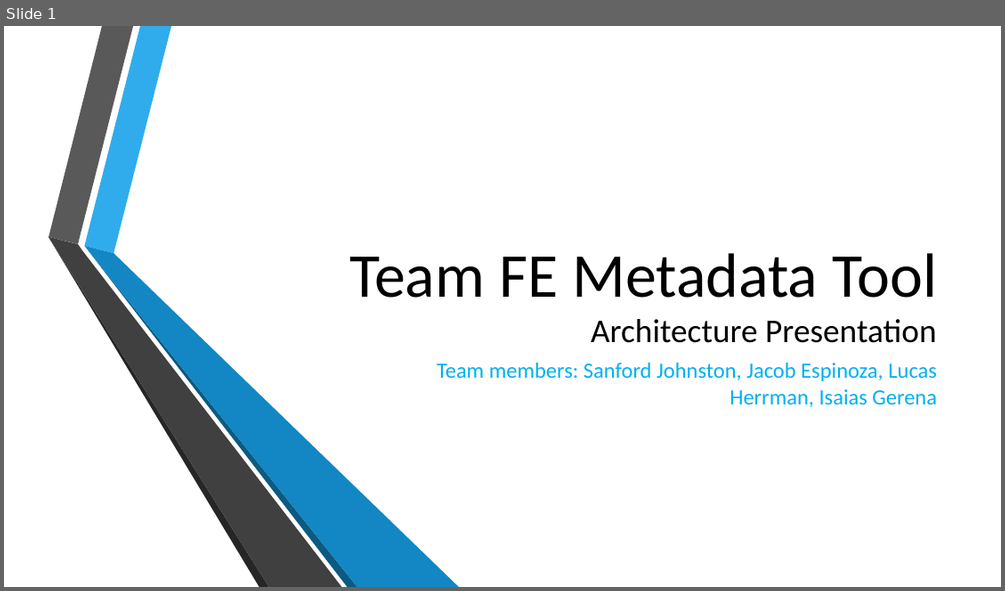
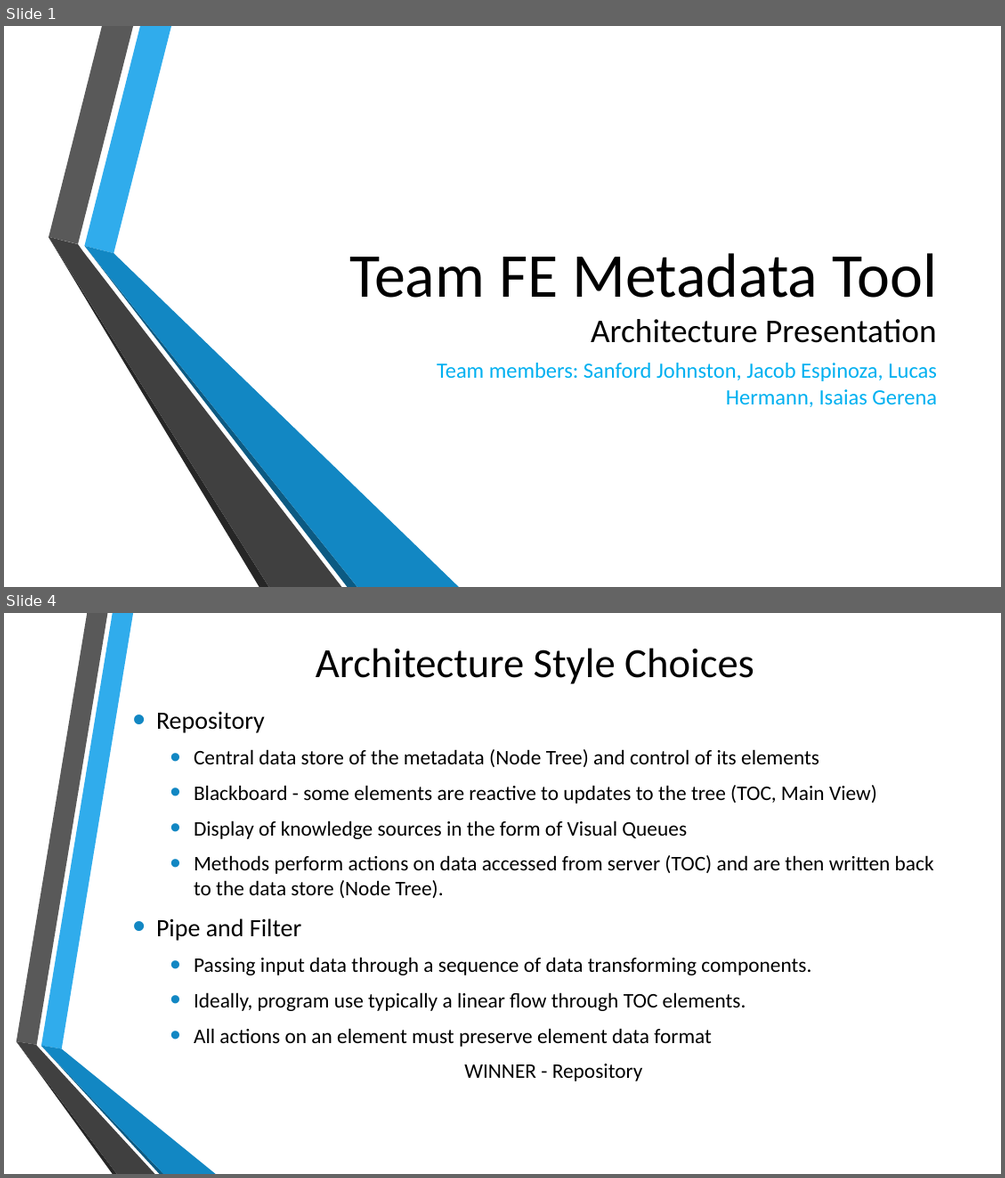
Before and after one commit to NMSU-SDev/team-FE, a slide deck: trunk/docs/TeamFE-ArchPresentation.pptx. Shown one above the other, each under a label of ours: slide 1 before the commit, slides 1 and 4 after it; the slides between them are not shown. The pictures are 1005x591 and 1005x1178 pixels, drawn with LibreOffice and Linux fonts; fonts in the diff are those of the drawing; background and template pictures are left out. Boxes give left, top, right and bottom in pixels: in the first picture for what was removed or moved away, otherwise in the second. Text is boxed around its words. In the diff, an @@ line names an element or a change of style, - is before the commit and + after.

```diff
--- a/trunk/docs/TeamFE-ArchPresentation.pptx
+++ b/trunk/docs/TeamFE-ArchPresentation.pptx
@@ slide 4 added at [4, 613, 1001, 1174], background picture (left out) @@
@@ title added at [316, 648, 754, 684], 40 pt, text #000000 @@
+Architecture Style Choices
@@ text added at [156, 712, 934, 1081], 20 pt, text #000000 @@
+• Repository
+  • Central data store of the metadata (Node Tree) and control of its elements
+  • Blackboard - some elements are reactive to updates to the tree (TOC, Main View)
+  • Display of knowledge sources in the form of Visual Queues
+  • Methods perform actions on data accessed from server (TOC) and are then written back to the data store (Node Tree).
+• Pipe and Filter
+  • Passing input data through a sequence of data transforming components.
+  • Ideally, program use typically a linear flow through TOC elements.
+  • All actions on an element must preserve element data format
+  WINNER - Repository
@@ group added at [16, 613, 216, 1174]: 6 freeform shapes @@
@@ slide 1 changed as well @@
@@ subtitle at [437, 362, 937, 407]: text changed @@
-Team members: Sanford Johnston, Jacob Espinoza, Lucas Herrman, Isaias Gerena
+Team members: Sanford Johnston, Jacob Espinoza, Lucas Hermann, Isaias Gerena
```
Also in this commit, not shown: 3 other slides changed, 1 other slide added, 2 slides removed.
